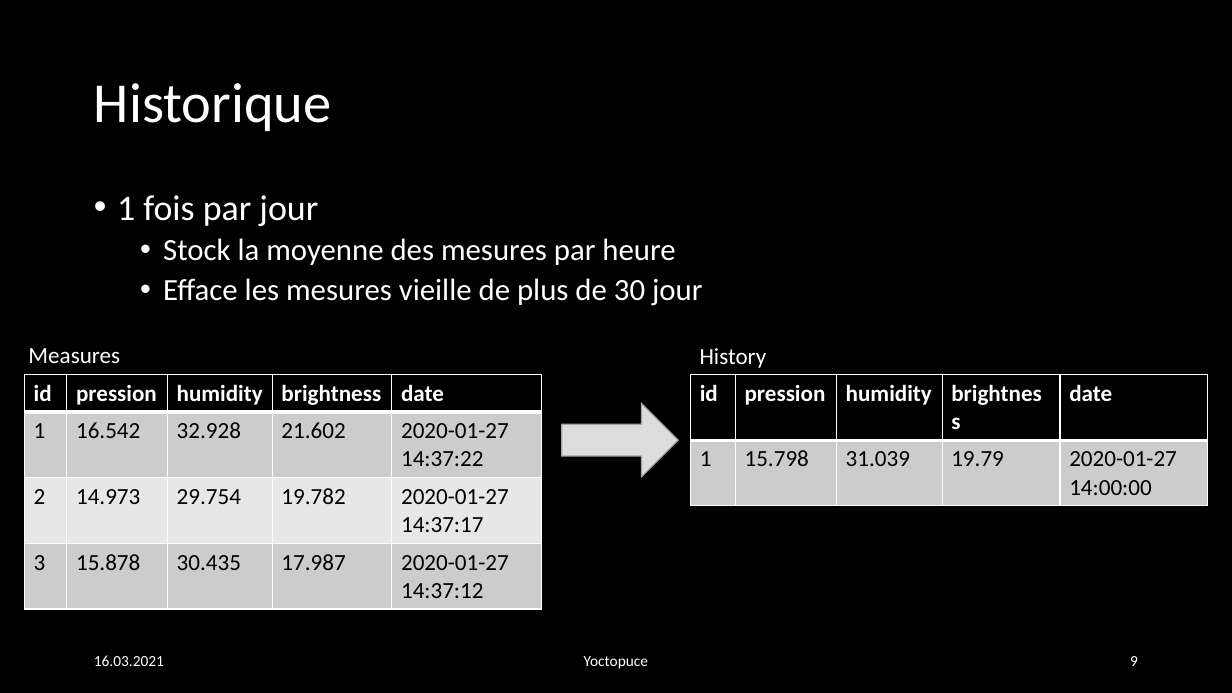
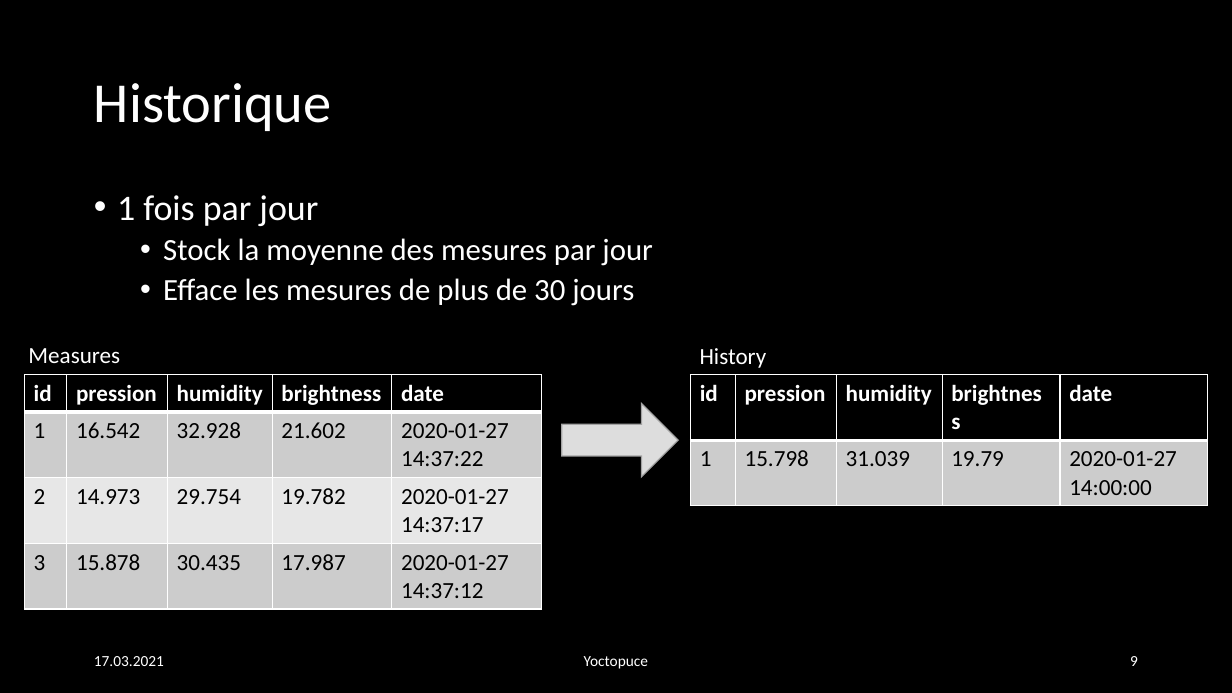
Before and after one commit to julesstahli/Yoctopuce, a slide deck: slide 9 of documentation/Yoctopuce.pptx. Drawn at 1232x693 pixels with LibreOffice and Linux fonts; fonts in the diff are those of the drawing. Boxes give left, top, right and bottom in pixels: in the first picture for what was removed or moved away, otherwise in the second. Text is boxed around its words. In the diff, an @@ line names an element or a change of style, - is before the commit and + after.

Commit message:
Change powerpoint

```diff
--- a/documentation/Yoctopuce.pptx
+++ b/documentation/Yoctopuce.pptx
@@ text at [163, 238, 652, 306]: text changed @@
-  • Stock la moyenne des mesures par heure
-  • Efface les mesures vieille de plus de 30 jour
+  • Stock la moyenne des mesures par jour
+  • Efface les mesures de plus de 30 jours
@@ text at [94, 656, 164, 666]: text changed @@
-16.03.2021
+17.03.2021
```
Also in this commit, not shown: 14 other slides changed.
